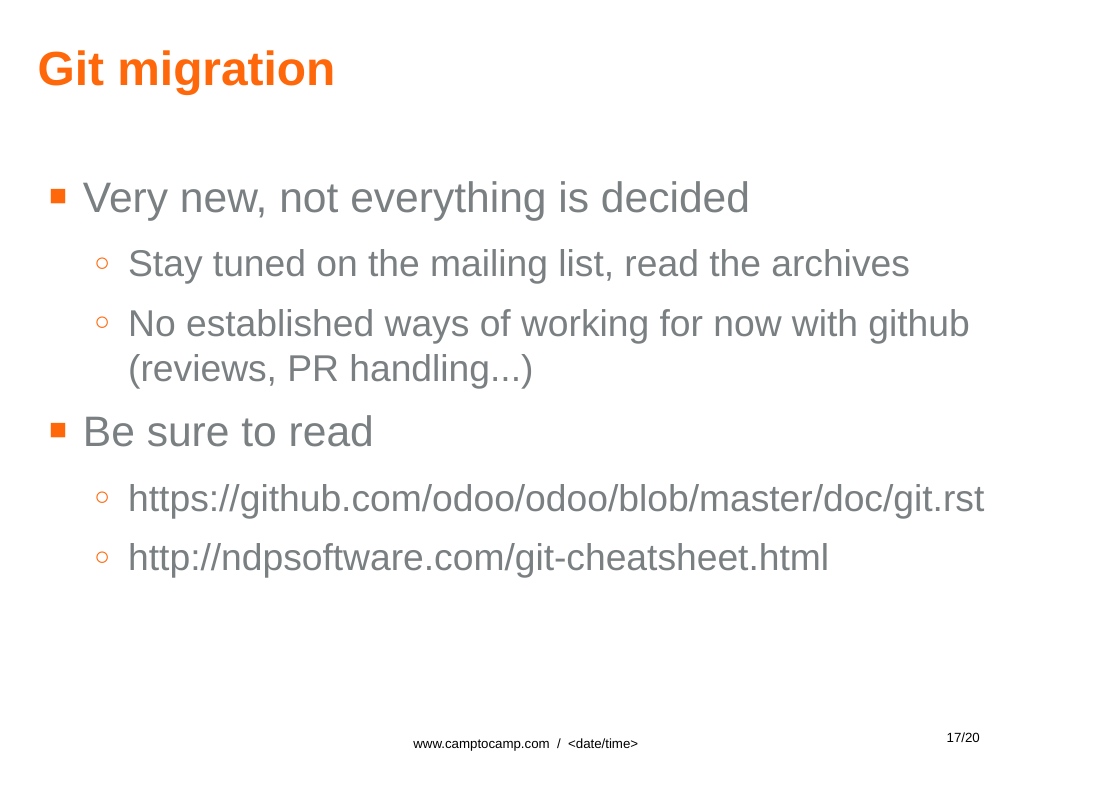
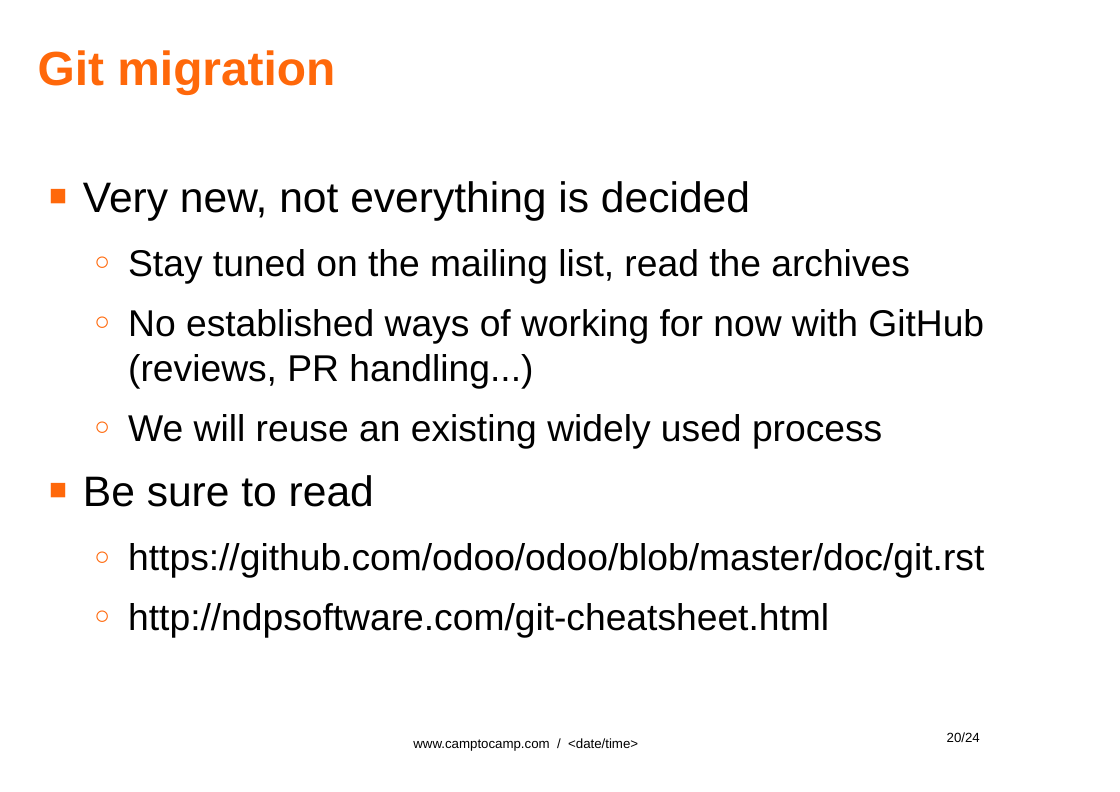
Before and after one commit to gurneyalex/community-days, a slide deck: slide 20 of 2014/talks/Community.odp (slide 17 before the commit). Drawn at 1120x792 pixels with LibreOffice and Linux fonts; fonts in the diff are those of the drawing; background and template pictures are left out. Boxes give left, top, right and bottom in pixels: in the first picture for what was removed or moved away, otherwise in the second. Text is boxed around its words. In the diff, an @@ line names an element or a change of style, - is before the commit and + after.

```diff
--- a/2014/talks/Community.odp
+++ b/2014/talks/Community.odp
@@ text at box(83, 181, 984, 638): text colour #7A7F82 to #000000 in "Very new, not everything is decided", "Stay tuned on the mailing list, read ...", "Be sure to read", "https://github.com/odoo/odoo/blob/master/doc/git.rst" and 1 more places @@
@@ text at box(128, 309, 984, 448): text changed; text colour #7A7F82 to #000000 @@
-  ○ No established ways of working for now with github (reviews, PR handling...)
+  ○ No established ways of working for now with GitHub (reviews, PR handling...)
+  ○ We will reuse an existing widely used process
@@ page number at box(947, 732, 980, 742): text changed @@
-17/20
+20/24
```
Also in this commit, not shown: 16 other slides changed, 4 slides added, 4 other files.
